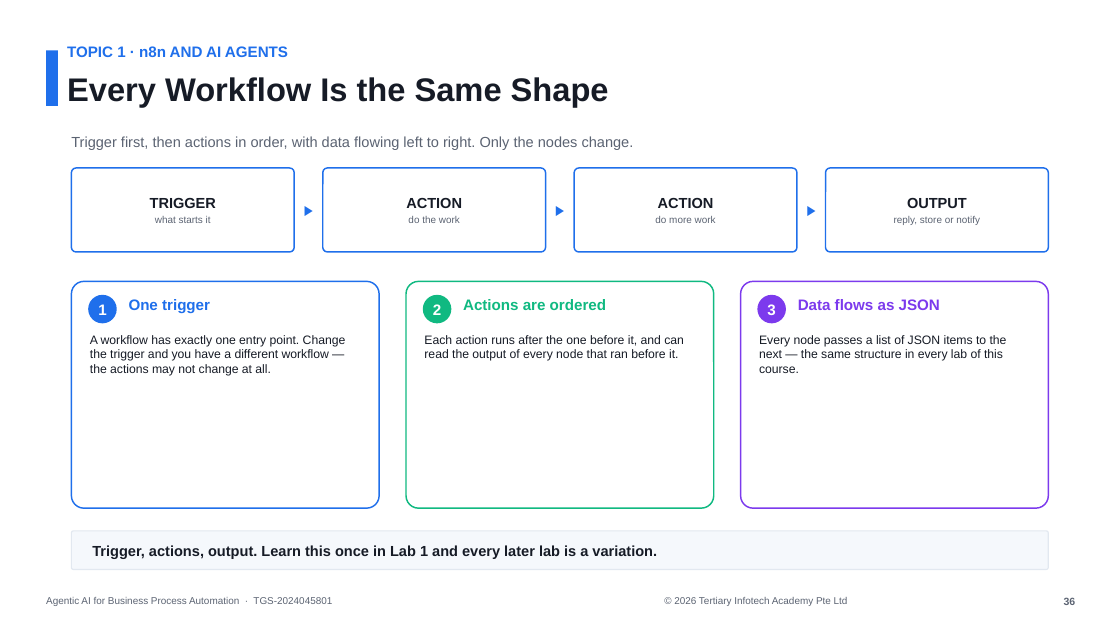
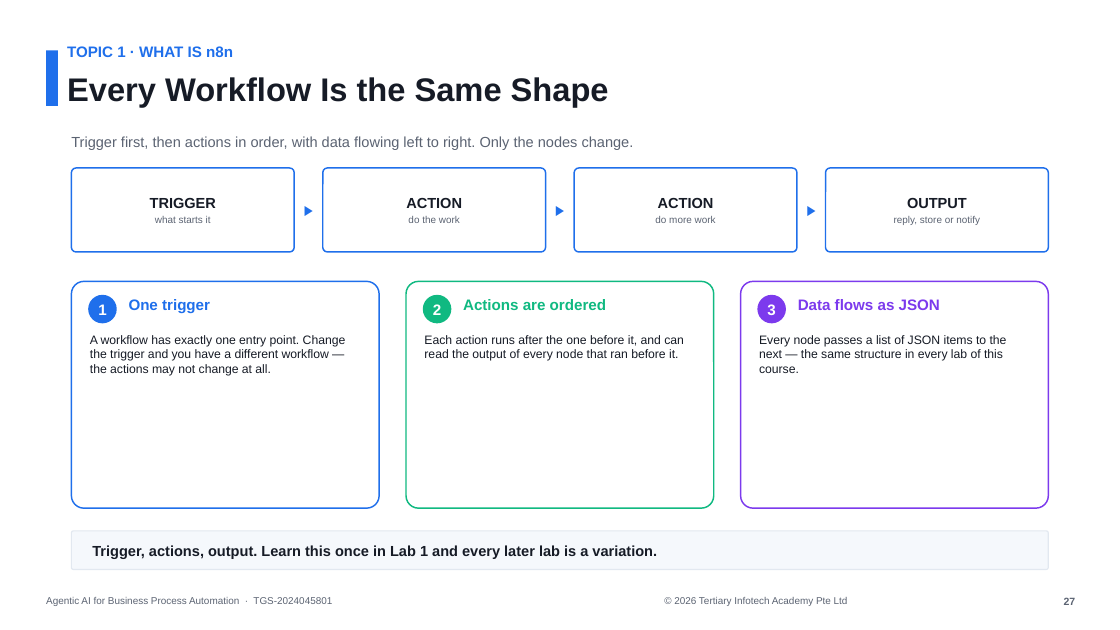
Before and after one commit to tertiarycourses/TGS-2024045801-Agentic-AI-for-Business-Process-Automation, a slide deck: slide 27 of courseware/Agentic AI for Business Process Automation-v2.1.pptx (slide 36 before the commit). Drawn at 1120x630 pixels with LibreOffice and Linux fonts; fonts in the diff are those of the drawing. Boxes give left, top, right and bottom in pixels: in the first picture for what was removed or moved away, otherwise in the second. Text is boxed around its words. In the diff, an @@ line names an element or a change of style, - is before the commit and + after.

```diff
--- a/courseware/Agentic AI for Business Process Automation-v2.1.pptx
+++ b/courseware/Agentic AI for Business Process Automation-v2.1.pptx
@@ text at <box>67,46,233,57</box>: text changed @@
-TOPIC 1 · n8n AND AI AGENTS
+TOPIC 1 · WHAT IS n8n
@@ text at <box>1064,597,1076,605</box>: text changed @@
-36
+27
```
Also in this commit, not shown: 10 other slides changed, 10 other files.
